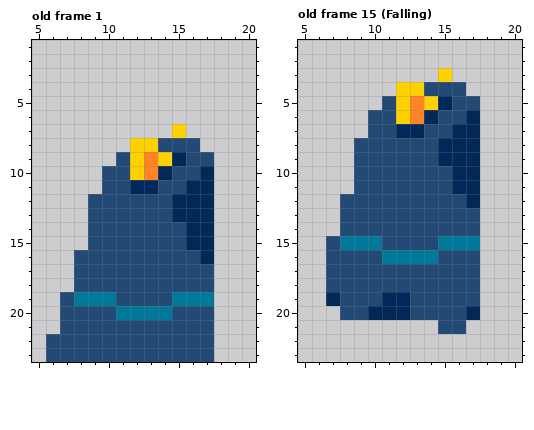
Edited in one commit: pixel-art file (Assets/Sprites/Man OFC.aseprite). This is how it looked before the edit.
24x24 pixels, 15 frames. Shown: old frame 1: x 5..20, y 1..23; old frame 15 (Falling): x 5..20, y 1..23. The commit also changed other frames, which this record leaves out.
Now the later version:
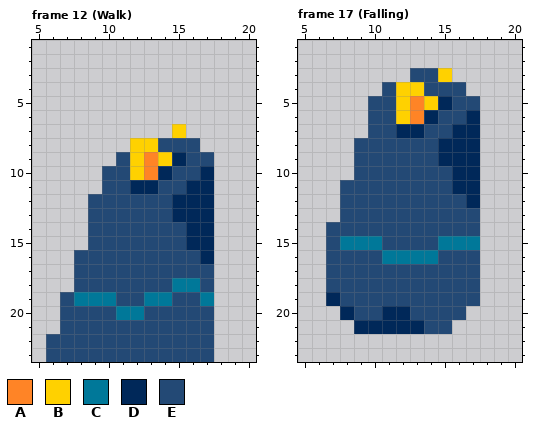
Palette (. is transparent): A #ff8426  B #ffd100  C #007899  D #002859  E #234975
A new or re-ordered frame is compared with the old frame closest to it.
The exact change:
frames 15 -> 17
layer "Layer 5" added
--- frame 12 (Walk) is new; against old frame 1, layer "Layer 4"
@@ x 11..18 @@
 17 EEEEEEE.
-18 EEEEEEE.
-19 EEEECCC.
-20 CCCCEEE.
+18 EEEECCE.
+19 EECCEEC.
+20 CCEEEEE.
 21 EEEEEEE.
--- frame 17 (Falling) against old frame 15 (Falling), layers "Layer 1", "Layer 5"
@@ x 8..16 @@
  2 .........
- 3 .......B.
- 4 ....BBEEE
- 5 ...EBABDE
+ 3 .....EEB.
+ 4 ...EBBEEE
+ 5 ..EEBABDE
  6 ..EEBADEE
@@ x 5..10 @@
 10 ....EE
-11 ....EE
+11 ...EEE
 12 ...EEE
 13 ...EEE
-14 ...EEE
+14 ..EEEE
 15 ..ECCC
@@ x 5..20 @@
 18 ..EEEEEEEEEEE...
-19 ..DEEEDDEEEEE...
-20 ...EEDDDEEEED...
-21 ..........EE....
+19 ..DEEEEEEEEEE...
+20 ...DEEDDEEEE....
+21 ....DDDDDEE.....
 22 ................
